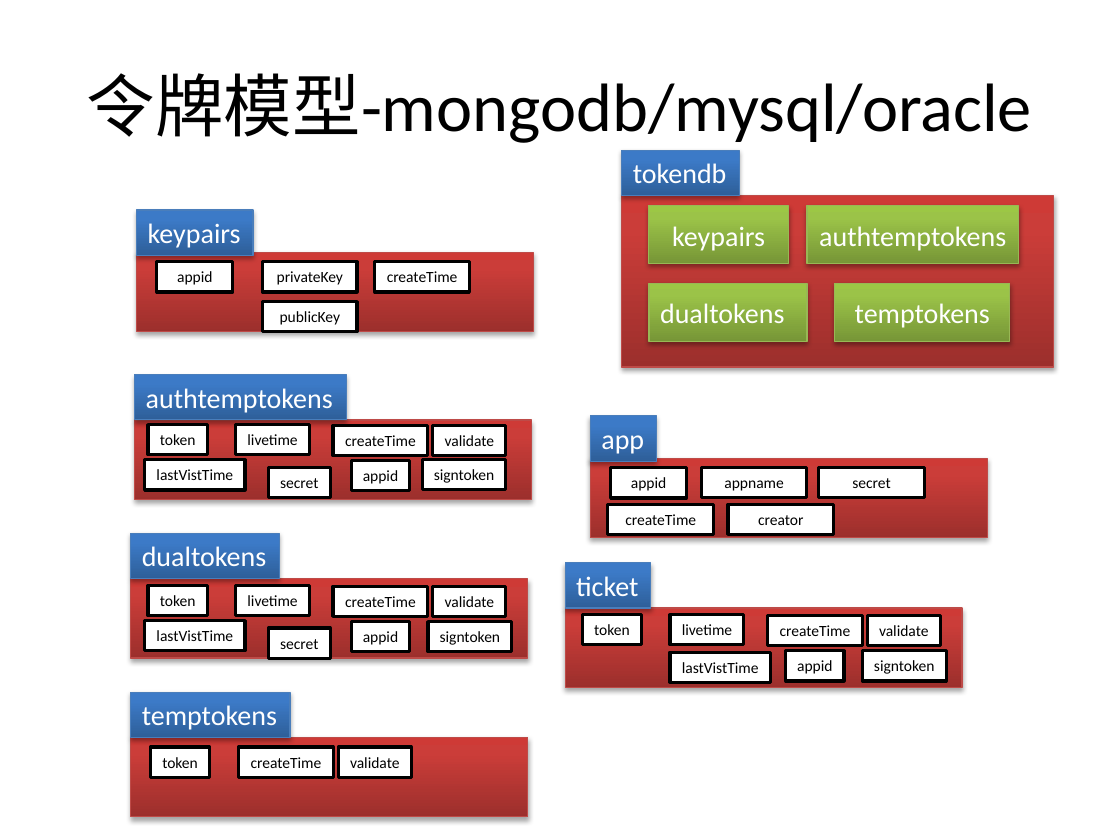
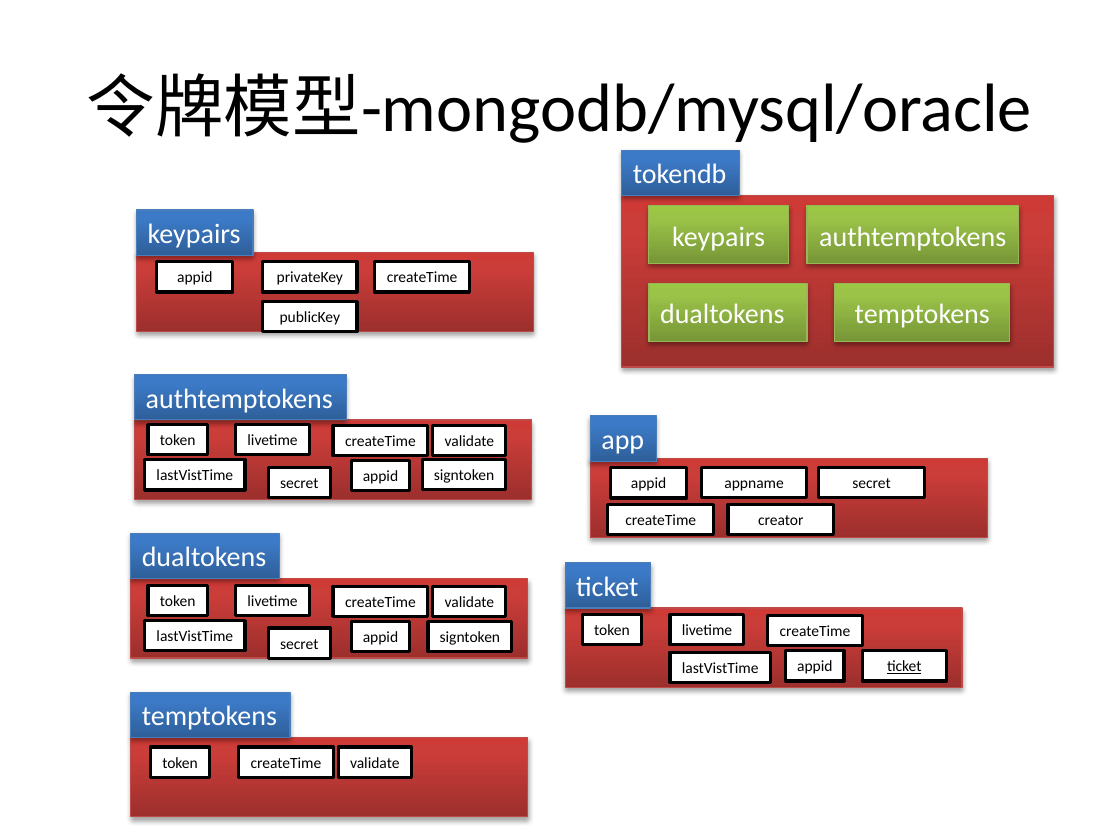
Before and after one commit to bbossgroups/bboss, a slide deck: slide 2 of 文档/令牌管理.pptx. Drawn at 1120x840 pixels with LibreOffice and Linux fonts; fonts in the diff are those of the drawing. Boxes give left, top, right and bottom in pixels: in the first picture for what was removed or moved away, otherwise in the second. Text is boxed around its words. In the diff, an @@ line names an element or a change of style, - is before the commit and + after.

Commit message:
令牌bug修复

```diff
--- a/文档/令牌管理.pptx
+++ b/文档/令牌管理.pptx
@@ rectangle removed at <box>867,616,940,646</box> @@
-validate
@@ text in rectangle at <box>887,660,922,674</box>: text changed @@
-signtoken
+ticket
```
Also in this commit, not shown: 4 other files.
